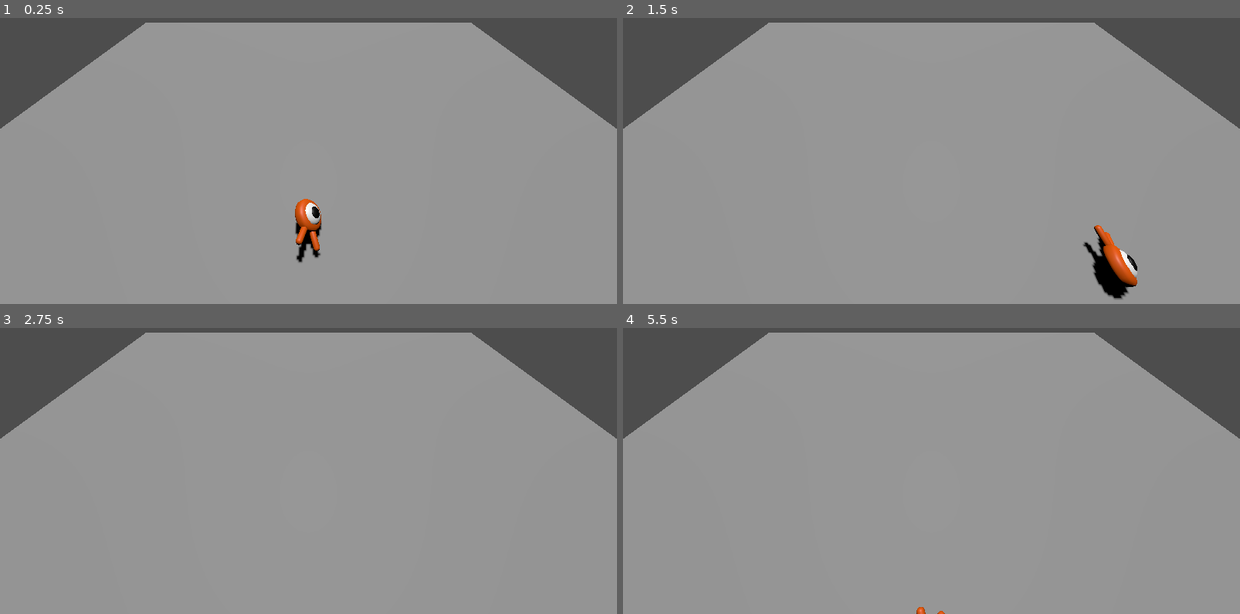
Above: before the commit, frames 1-4 (two rows, left to right).
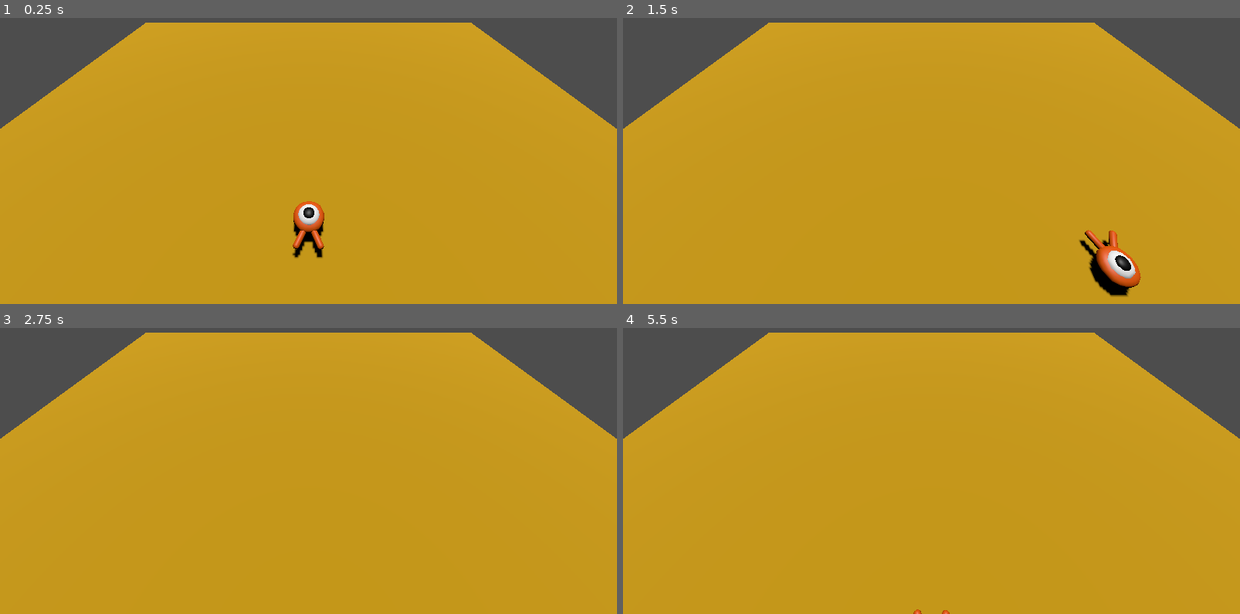
Above: after the commit, the same moments.

Repository: AmadeusIs4Real/testrep
Game: Godot game, scene res://main.tscn
Two runs of this game, one before a commit and one after it. Both use one fixed random seed, a clock stepped at 60 frames per second and the inputs below.
Inputs:
- Up to frame 1 (0.25 s): no input
- Up to frame 2 (1.5 s): tap Enter at 0.5 s; hold D (move_right) 0.53-1.28 s; hold S (move_down) from 1.28 s (still down)
- Up to frame 3 (2.75 s): tap Space at 2 s; release S (move_down) at 2.03 s; hold D (move_right) from 2.03 s (still down)
- Up to frame 4 (5.5 s): tap Enter at 2.75 s; release D (move_right) at 2.78 s; hold W (move_up) 2.78-3.53 s; hold A (move_left) 3.53-5.03 s; hold S (move_down) from 5.03 s (still down)

The runs differ from the first frame. In frame 1, 89% of the frame differs, in the area x 0-100%, y 1-100%; in frame 2, 89%; in frame 3, 90%; in frame 4, 90%.

Commit message:
Platform color change

Diff:
--- a/squash_the_creeps_start_1.1.0 (1)/squash_the_creeps_start_1.1.0/main.tscn
+++ b/squash_the_creeps_start_1.1.0 (1)/squash_the_creeps_start_1.1.0/main.tscn
@@ -7,6 +7,9 @@
 
 [sub_resource type="BoxMesh" id="BoxMesh_kueyk"]
 size = Vector3(60, 2, 60)
+
+[sub_resource type="StandardMaterial3D" id="StandardMaterial3D_n2vy3"]
+albedo_color = Color(0.776177, 0.591227, 0, 1)
 
 [node name="Main" type="Node"]
 
@@ -19,13 +22,14 @@
 [node name="MeshInstance3D" type="MeshInstance3D" parent="Ground"]
 transform = Transform3D(1, 0, 0, 0, 1, 0, 0, 0, 1, 0, -1, 0)
 mesh = SubResource("BoxMesh_kueyk")
+surface_material_override/0 = SubResource("StandardMaterial3D_n2vy3")
 
 [node name="DirectionalLight3D" type="DirectionalLight3D" parent="."]
 transform = Transform3D(1, 0, 0, 0, -0.258819, 0.965926, 0, -0.965926, -0.258819, 8, 71, 18)
 shadow_enabled = true
 
 [node name="Player" parent="." instance=ExtResource("1_ts0he")]
-transform = Transform3D(0.707107, 0.707107, 0, -0.707107, 0.707107, 0, 0, 0, 1, 0, 0, 7)
+transform = Transform3D(1, 0, 0, 0, 1, 0, 0, 0, 1, 0, 0, 7)
 
 [node name="CameraPivot" type="Marker3D" parent="."]
 transform = Transform3D(1, 0, 0, 0, 0.707107, 0.707107, 0, -0.707107, 0.707107, 0, 0, 0)
Not shown: 1 places in squash_the_creeps_start_1.1.0 (1)/squash_the_creeps_start_1.1.0/main.tscn that only renumber resources
